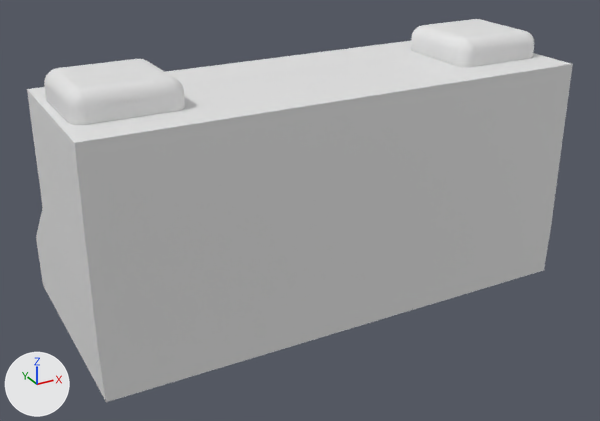
The Blender file 3D/Chess_clock.blend: old version first, new version second.
Camera for both pictures: a 50 mm lens placed at (-0.1184, -0.2162, 0.0966), pointed at (-0.002, -0.0045, -0.0093). Every picture has the same lights, and +X, +Y and +Z are marked at lower left.

Objects in the first picture: 'Back_box', 'Front_box', 'Player_button_left', 'Player_button_right'.
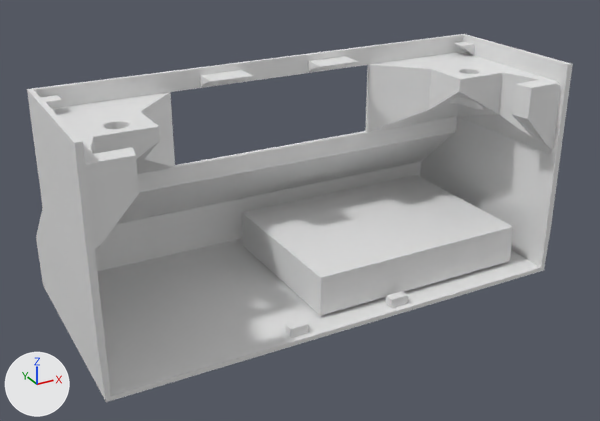
Commit message: Add joints for the two parts of the box

Pixel boxes (x1, y1, x2, y2) of what changed, in the pictures (600 x 421 px):
'Back_box', hidden
    before: (34, 42, 568, 396)
'Arduino', shown
    after: (242, 175, 513, 316)
'Player_button_right', hidden
    before: (44, 59, 185, 125)
'Player_button_left', hidden
    before: (411, 19, 534, 67)
'Front_box', unchanged, uncovered by the edit
    before: (27, 41, 573, 402)
    after: (27, 34, 573, 402)

The change in detail:
Object 'Arduino' (ob_arduino) is now shown.
Object 'Back_box' (ob_back_box) is now hidden.
Object 'Player_button_right' (ob_player_button_right) is now hidden.
Object 'Player_button_left' (ob_player_button_left) is now hidden.
